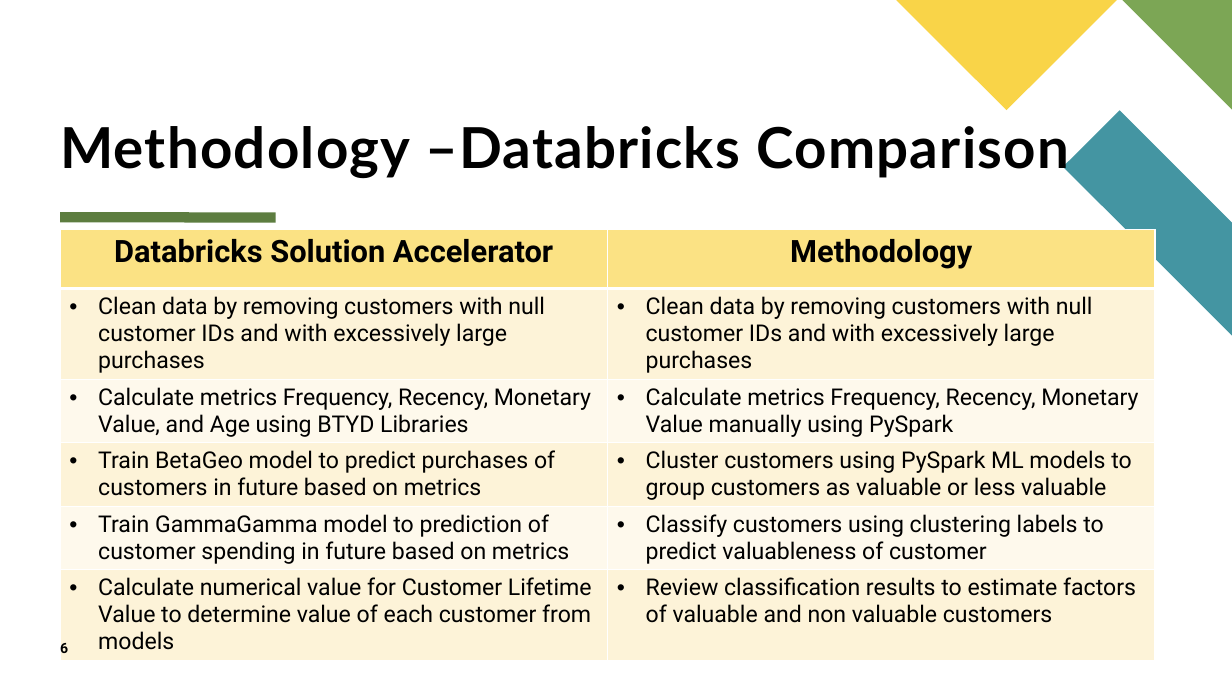
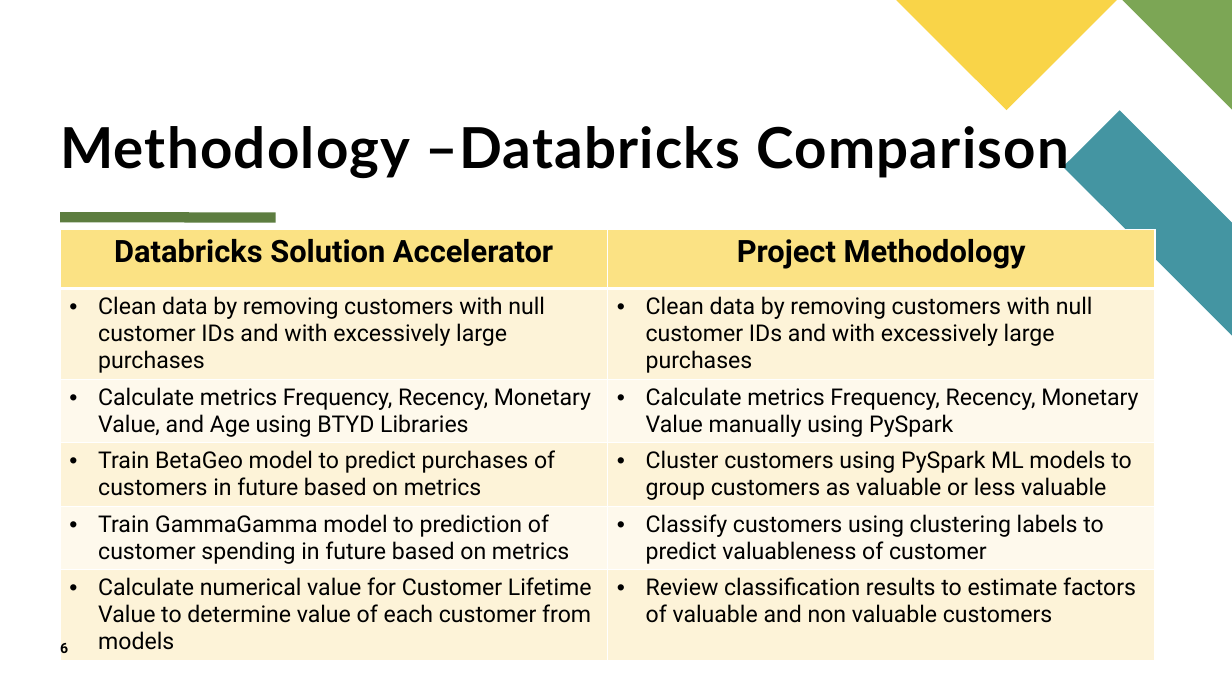
Before and after one commit to kstickmueller/CIS731-finalproject, a slide deck: slide 6 of Determing Customer Valuableness CIS731 Final Project.pptx. Drawn at 1232x693 pixels with LibreOffice and Linux fonts; fonts in the diff are those of the drawing. Boxes give left, top, right and bottom in pixels: in the first picture for what was removed or moved away, otherwise in the second. Text is boxed around its words. In the diff, an @@ line names an element or a change of style, - is before the commit and + after.

```diff
--- a/Determing Customer Valuableness CIS731 Final Project.pptx
+++ b/Determing Customer Valuableness CIS731 Final Project.pptx
@@ table at box(60, 230, 1156, 654) @@
-row 1, column 2: Methodology
+row 1, column 2: Project Methodology
```
Also in this commit, not shown: 2 other slides changed, 1 other file.
